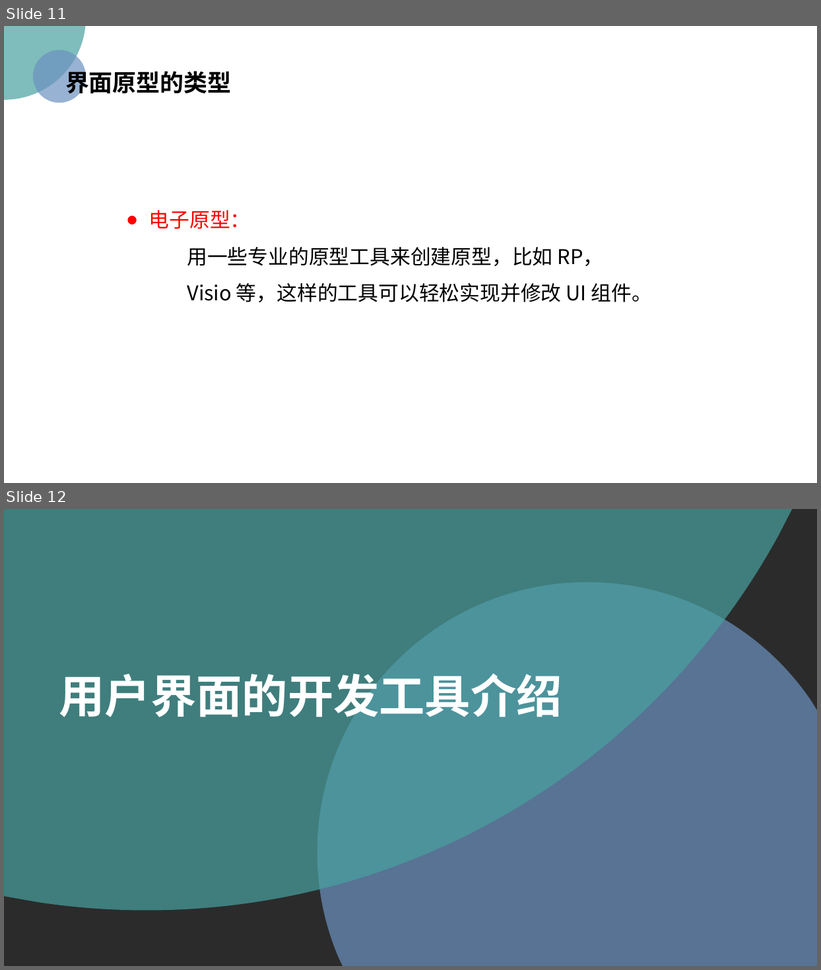
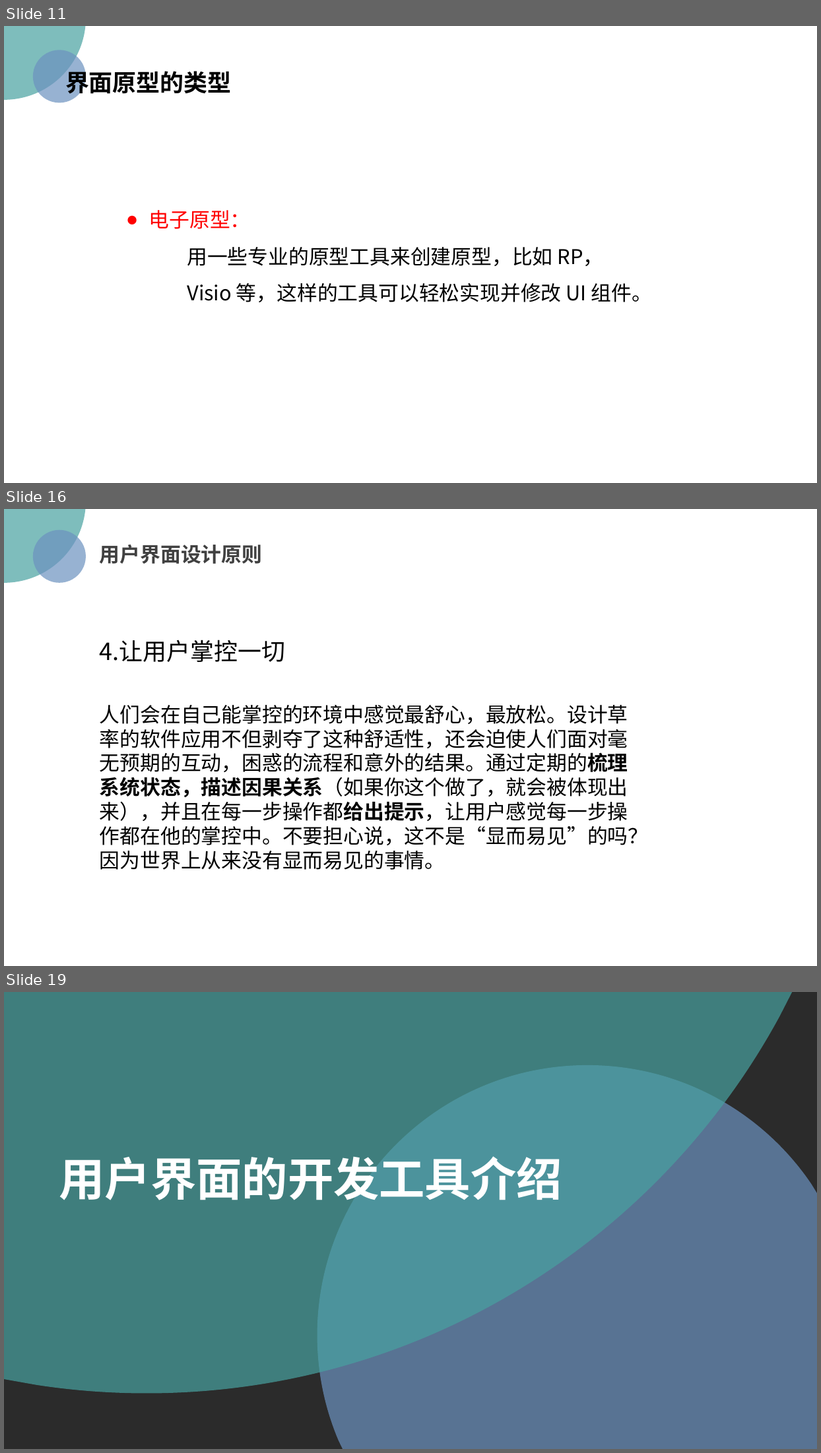
Before and after one commit to PRD2018/PRD2018-G15, a slide deck: 2018-11-4/UML基础2—吕迪部分.pptx. Shown one above the other, each under a label of ours: slides 11 and 12 before the commit, slides 11, 16 and 19 after it; the slides between them are not shown. The pictures are 821x970 and 821x1453 pixels, drawn with LibreOffice and Linux fonts; fonts in the diff are those of the drawing; background and template pictures are left out; a plain dark background stands for a picture behind light text. Boxes give left, top, right and bottom in pixels: in the first picture for what was removed or moved away, otherwise in the second. Text is boxed around its words. In the diff, an @@ line names an element or a change of style, - is before the commit and + after.

```diff
--- a/2018-11-4/UML基础2—吕迪部分.pptx
+++ b/2018-11-4/UML基础2—吕迪部分.pptx
@@ slide 16 added at box(4, 509, 817, 966), background picture (left out) @@
@@ ellipse added at box(4, 509, 86, 583), fill #48A2A0 at 70% opacity @@
@@ ellipse added at box(32, 529, 86, 583), fill #6C92C0 at 70% opacity @@
@@ text added at box(100, 545, 262, 564), 24 pt, text #404040, bold @@
+用户界面设计原则
@@ text added at box(100, 640, 649, 870), 24 pt, text #000000 @@
+4.让用户掌控一切
+人们会在自己能掌控的环境中感觉最舒心，最放松。设计草率的软件应用不但剥夺了这种舒适性，还会迫使人们面对毫无预期的互动，困惑的流程和意外的结果。通过定期的梳理系统状态，描述因果关系（如果你这个做了，就会被体现出来），并且在每一步操作都给出提示，让用户感觉每一步操作都在他的掌控中。不要担心说，这不是“显而易见”的吗？因为世界上从来没有显而易见的事情。
@@ what was slide 12 is now slide 19 @@
```
Also in this commit, not shown: 1 slide changed, 7 other slides added, 1 other file.
